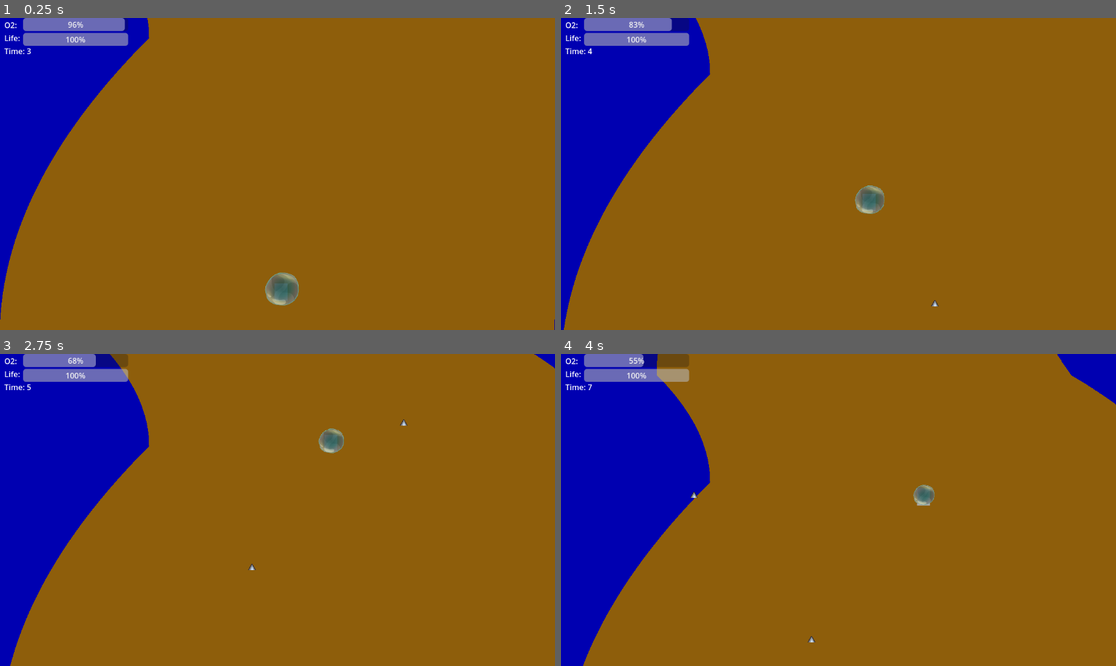
Above: before the commit, frames 1-4 (two rows, left to right).
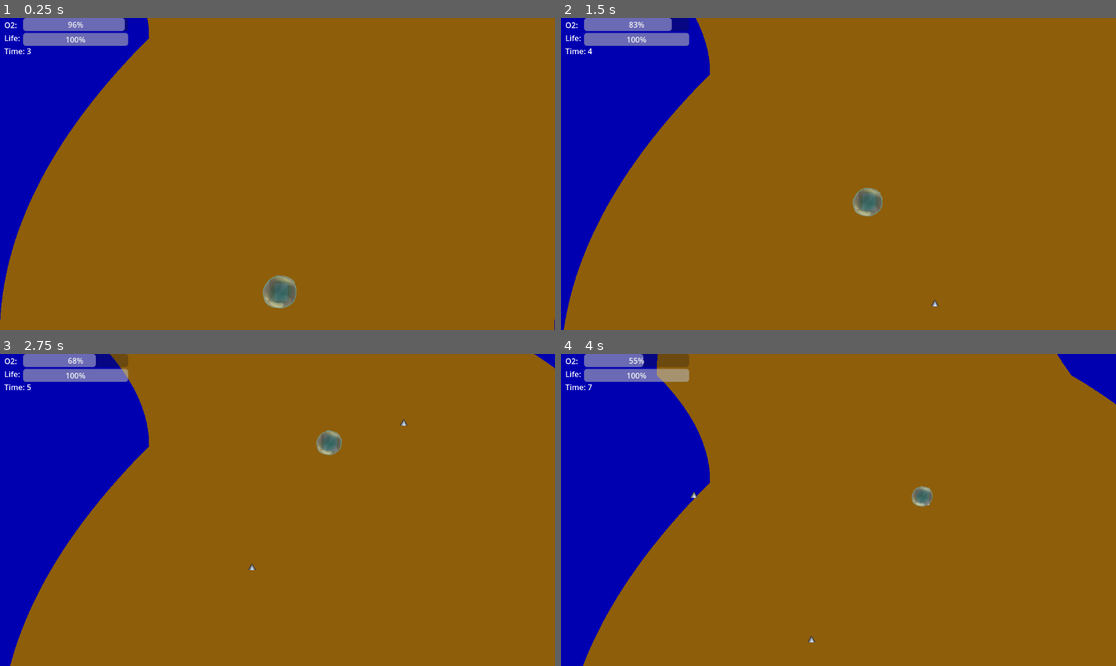
Above: after the commit, the same moments.

Repository: KnGod667/GGJ2025
Game: Godot game, scene res://scenes/main scene.tscn
The game is run twice, just before and just after one commit, with the same random seed, the same clock (stepped at 60 frames per second) and the same inputs.
Inputs (mouse positions are in pixels of both pictures, inside the frame that each line leads up to):
- Up to frame 1 (0.25 s): no input
- Up to frame 2 (1.5 s): move the mouse to (960, 158) at 0.52 s; move the mouse to (727, 189) at 1.27 s
- Up to frame 3 (2.75 s): move the mouse to (333, 441) at 2.02 s
- Up to frame 4 (4 s): move the mouse to (810, 572) at 2.77 s; move the mouse to (1005, 556) at 3.52 s

The runs differ from the first frame. In frame 1, 0.3% of the frame differs, in the area x 47-54%, y 81-94%; in frame 2, 0.2%; in frame 3, 0.2%; in frame 4, 0.1%.

Commit message:
some lil fixes

Diff:
--- a/scenes/burbuja_player.tscn
+++ b/scenes/burbuja_player.tscn
@@ -103,6 +103,7 @@
 
 [node name="AnimatedSprite2D" type="AnimatedSprite2D" parent="."]
 modulate = Color(1, 1, 1, 0.827451)
+position = Vector2(-4, 4)
 sprite_frames = SubResource("SpriteFrames_xhcw4")
 animation = &"IDLE"
 frame_progress = 0.0401458
@@ -119,6 +120,5 @@
 [node name="Area2D" type="Area2D" parent="." groups=["BURBUJA"]]
 
 [node name="CollisionShape2D" type="CollisionShape2D" parent="Area2D"]
-position = Vector2(4, -2)
 scale = Vector2(3.52015, 3.52015)
 shape = SubResource("CircleShape2D_0ug4c")
--- a/scenes/mobs/o2_burbuja.tscn
+++ b/scenes/mobs/o2_burbuja.tscn
@@ -25,7 +25,7 @@
 [node name="Aumentar vida" type="Area2D" parent="."]
 
 [node name="CollisionShape2D" type="CollisionShape2D" parent="Aumentar vida"]
-scale = Vector2(2.43591, 2.43591)
+scale = Vector2(3.0742, 3.0742)
 shape = SubResource("CircleShape2D_hjn7h")
 
 [node name="Timer" type="Timer" parent="."]
--- a/scenes/personaje.tscn
+++ b/scenes/personaje.tscn
@@ -5,8 +5,8 @@
 [ext_resource type="PackedScene" uid="uid://km1737hsgp5f" path="res://scenes/burbuja_player.tscn" id="2_mdemc"]
 
 [sub_resource type="CapsuleShape2D" id="CapsuleShape2D_f3jff"]
-radius = 8.47512
-height = 31.6404
+radius = 7.99576
+height = 35.293
 
 [sub_resource type="CapsuleShape2D" id="CapsuleShape2D_vh8c5"]
 
@@ -23,11 +23,14 @@
 vframes = 6
 
 [node name="CollisionShape2D" type="CollisionShape2D" parent="."]
-scale = Vector2(1.76989, 1.76989)
+visible = false
+position = Vector2(0, 2)
+scale = Vector2(1.75093, 1.24671)
 shape = SubResource("CapsuleShape2D_f3jff")
 
 [node name="Burbuja_player" parent="." instance=ExtResource("2_mdemc")]
-position = Vector2(0, 0)
+position = Vector2(-1, 2)
+scale = Vector2(0.559616, 0.559616)
 BURBUJA_MAX_SPEED = 50.0
 BURBUJA_ACELERACION = 5.0
 
@@ -35,9 +38,11 @@
 wait_time = 0.5
 
 [node name="Area2D" type="Area2D" parent="." groups=["PLAYER"]]
+visible = false
 scale = Vector2(1.17624, 1.17624)
 
 [node name="CollisionShape2D" type="CollisionShape2D" parent="Area2D"]
+position = Vector2(0, 1.70033)
 scale = Vector2(1.58912, 1.59257)
 shape = SubResource("CapsuleShape2D_vh8c5")
 
--- a/scripts/burbuja_player.gd
+++ b/scripts/burbuja_player.gd
@@ -44,4 +44,9 @@
 	emit_signal("bubble_alive_state_changed",alive)
 
 func aumentar_o2(tamanho: float):
-	GlobalVariables.o2 += tamanho
+	if tamanho + GlobalVariables.o2 > 1:
+		GlobalVariables.o2 = 1
+	else:
+		GlobalVariables.o2 += tamanho
+	alive = true
+	show()
